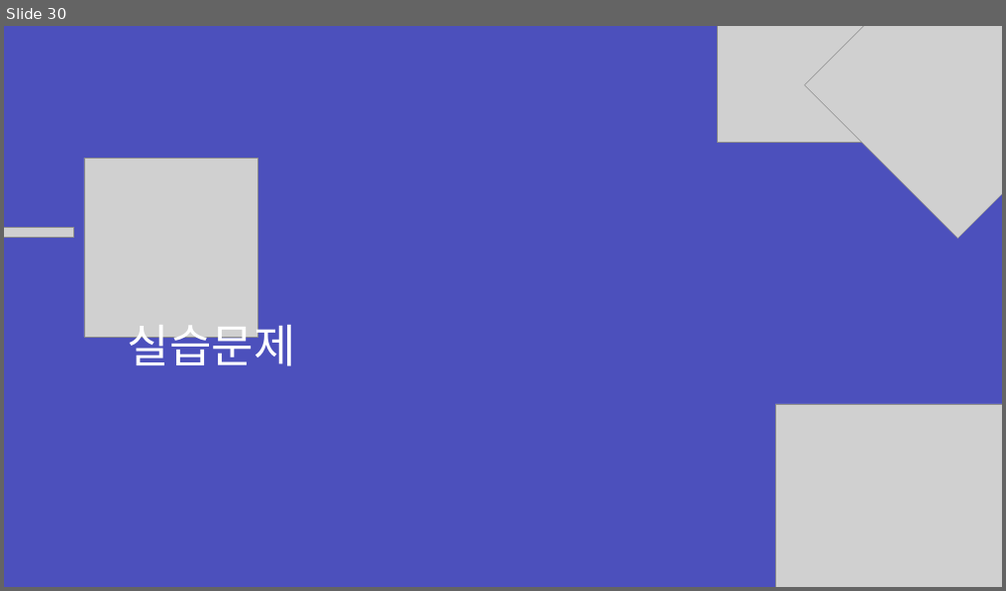
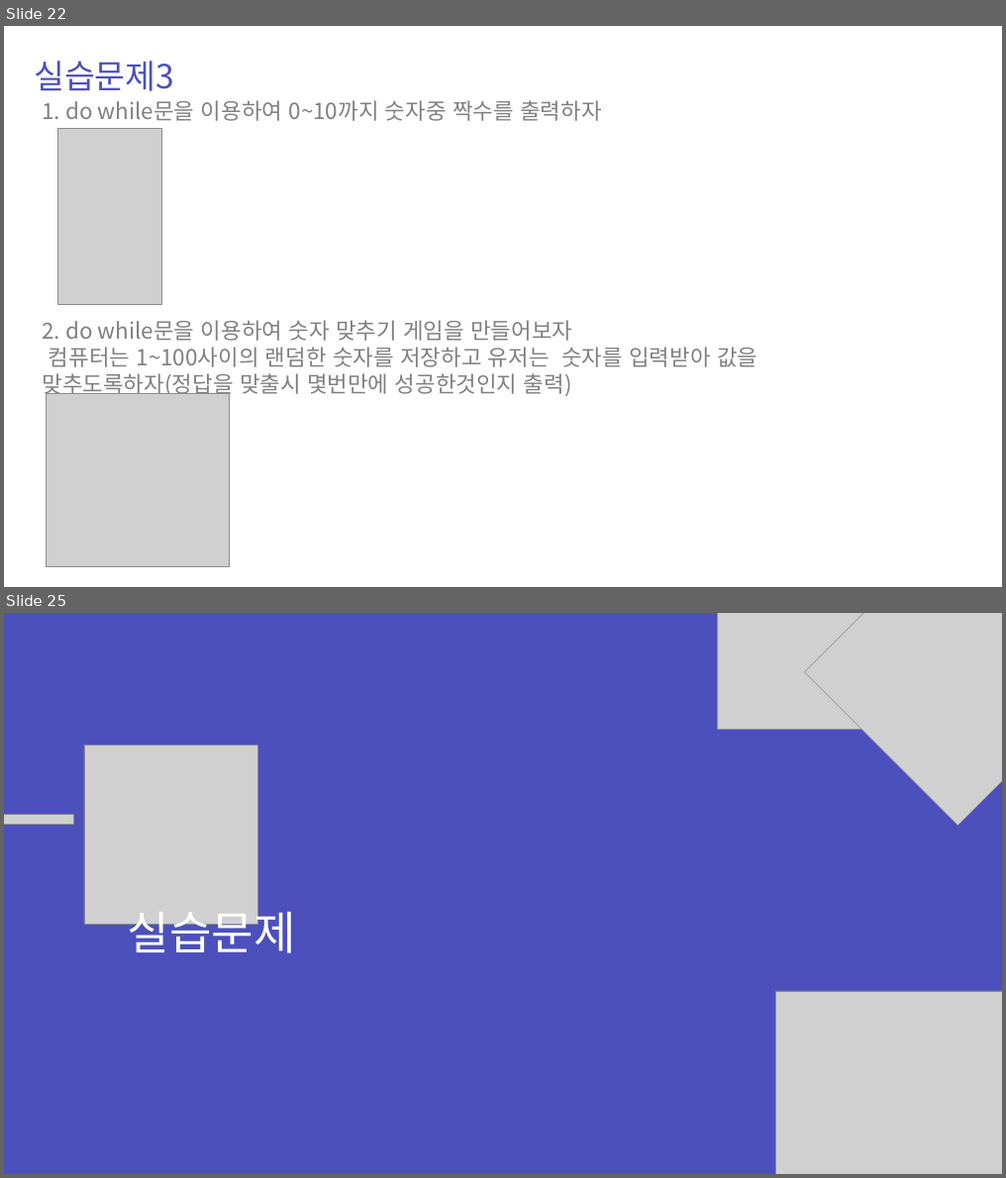
Before and after one commit to zest132/JavaLecture, a slide deck: JavaLecture/LectureFile/java 4강.pptx. Shown one above the other, each under a label of ours: slide 30 before the commit, slides 22 and 25 after it; the slides between them are not shown. The pictures are 1006x591 and 1006x1178 pixels, drawn with LibreOffice and Linux fonts; fonts in the diff are those of the drawing; grey boxes stand for pictures. Boxes give left, top, right and bottom in pixels: in the first picture for what was removed or moved away, otherwise in the second. Text is boxed around its words. In the diff, an @@ line names an element or a change of style, - is before the commit and + after.

```diff
--- a/JavaLecture/LectureFile/java 4강.pptx
+++ b/JavaLecture/LectureFile/java 4강.pptx
@@ slide 22 added at (x1=4, y1=26, x2=1002, y2=587), background #FFFFFF @@
@@ text added at (x1=34, y1=61, x2=174, y2=91), 48 pt, text #4C50BC @@
+실습문제3
@@ text added at (x1=43, y1=100, x2=601, y2=121), 32 pt, text #808080 @@
+1. do while문을 이용하여 0~10까지 숫자중 짝수를 출력하자
@@ picture added at (x1=57, y1=128, x2=161, y2=304) @@
@@ text added at (x1=43, y1=320, x2=757, y2=398), 32 pt, text #808080 @@
+2. do while문을 이용하여 숫자 맞추기 게임을 만들어보자
+컴퓨터는 1~100사이의 랜덤한 숫자를 저장하고 유저는 숫자를 입력받아 값을 맞추도록하자(정답을 맞출시 몇번만에 성공한것인지 출력)
@@ picture added at (x1=46, y1=394, x2=229, y2=568) @@
@@ what was slide 30 is now slide 25 @@
```
Also in this commit, not shown: 3 slides changed, 14 other slides added, 20 slides removed, 4 other files.
